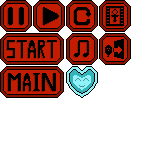
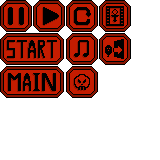
Two versions of the same layered image (160px x 160px). Layer-by-layer changes:
painted on "Слой 2 копия 8" over 66, 66, 98, 98
added layer "Слой 3 копия 6" above "Слой 2 копия 9" over 73, 74, 90, 91
added layer "Слой 2 копия 9" above "Слой 3 копия 4" over 66, 66, 98, 98
